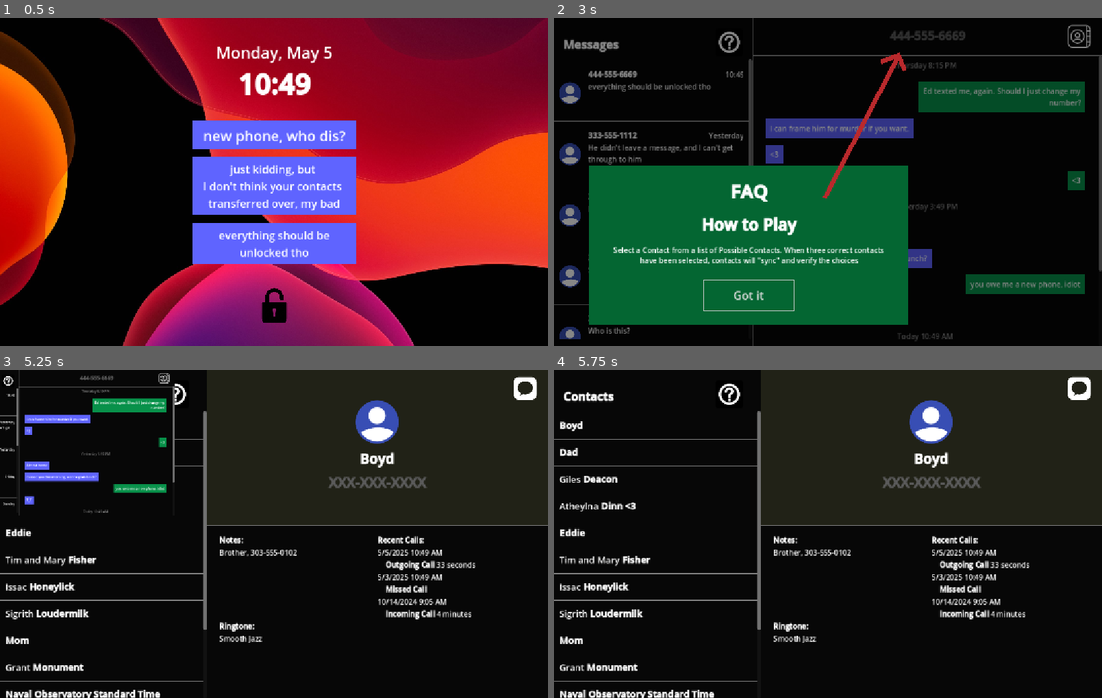
Above: before the commit, frames 1-4 (two rows, left to right).
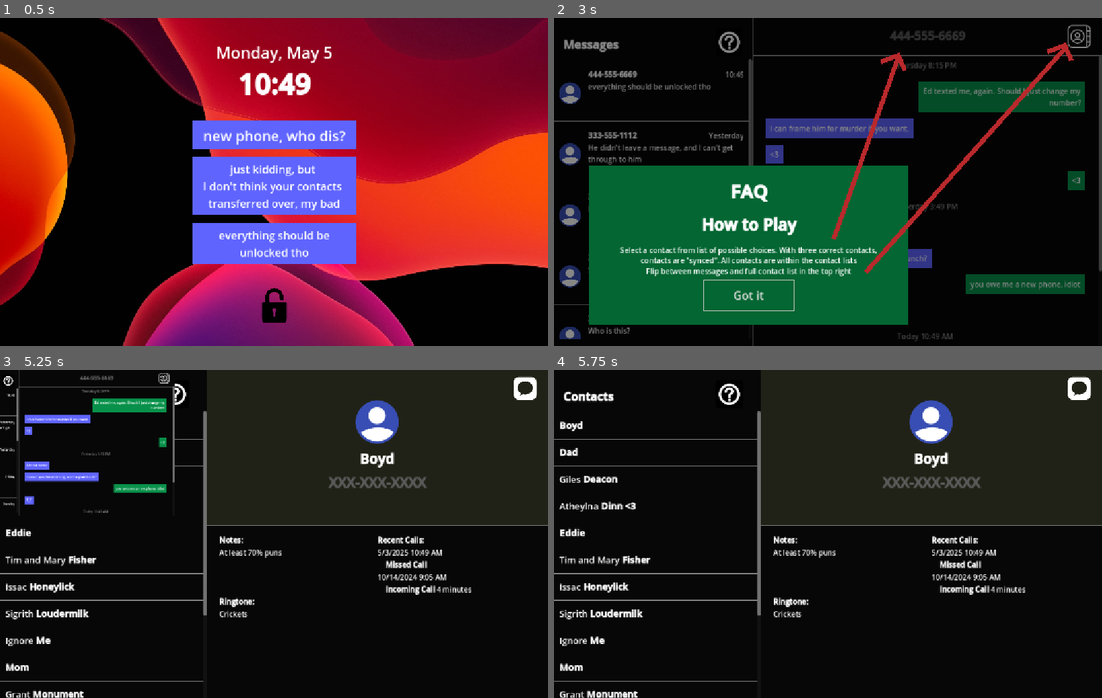
Above: after the commit, the same moments.

Repository: cyschneck/new-phone-who-dis
Game: Godot game, scene res://scenes/_main/start_menu.tscn
The game is run twice, just before and just after one commit, with the same random seed, the same clock (stepped at 60 frames per second) and the same inputs.
Inputs (mouse positions are in pixels of both pictures, inside the frame that each line leads up to):
- Up to frame 1 (0.5 s): no input
- Up to frame 2 (3 s): click (828, 306) at 0.5 s; click (652, 90) at 1.27 s; click (1080, 37) at 2 s; click (729, 40) at 2.75 s
- Up to frame 3 (5.25 s): click "Got it" at 3.5 s; click (98, 442) at 4.27 s; click (526, 389) at 5 s
- Up to frame 4 (5.75 s): no input

Frame 1 is identical in both runs. In frame 2, 3.1% of the frame differs, in the area x 10-95%, y 7-79%; in frame 3, 2.6%; in frame 4, 2.6%.

Commit message:
update contact descriptions

Diff:
--- a/new-phone-who-dis/data/contact_list.json
+++ b/new-phone-who-dis/data/contact_list.json
@@ -2,47 +2,38 @@
 	"contact 1": {
 		"first_name": "Issac",
 		"last_name": "Honeylick",
-		"icon": "icon_path",
-		"description": "This is a description, IH, 111-111-1111",
+		"description": "Shift Manager",
 		"number": "111-111-1111",
-		"ringtone": "Smooth Jazz",
+		"ringtone": "Christmas Music",
 		"recent_calls": {
-			"5/5/2025 10:49 AM": "Outgoing Call 33 seconds",
-			"5/3/2025 10:49 AM": "Missed Call",
-			"10/14/2024 9:05 AM": "Incoming Call 4 minutes"
+			"12/27/2024 10:49 AM": "Incoming Call 5 minutes",
 		}
 	},
 	"contact 2": {
 		"first_name": "Grant",
 		"last_name": "Monument",
-		"icon": "icon_path",
-		"description": "This is a description, GM, roommate, 303-333-333",
+		"description": "Friend down the hall",
 		"number": "303-333-333",
-		"ringtone": "Bell Tower",
+		"ringtone": "Blues",
 		"recent_calls": {
-			"5/5/2025 10:49 AM": "Outgoing Call 33 seconds",
-			"5/3/2025 10:49 AM": "Missed Call",
-			"10/14/2024 9:05 AM": "Incoming Call 4 minutes"
+			"5/3/2025 9:15 AM": "Missed Call",
 		}
 	},
 	"contact 3": {
 		"first_name": "Dough",
 		"last_name": "Nutty",
-		"icon": "icon_path",
-		"description": "This is a description, DN, job, 303-444-4444",
+		"description": "I should get a new job",
 		"number": "303-444-4444",
 		"ringtone": "Alarm",
 		"recent_calls": {
-			"5/5/2025 10:49 AM": "Outgoing Call 33 seconds",
-			"5/3/2025 10:49 AM": "Missed Call",
-			"10/14/2024 9:05 AM": "Incoming Call 4 minutes"
+			"4/17/2025 2:15 PM": "Missed call",
+			"4/15/2025 2:15 PM": "Missed Call",
 		}
 	},
 	"contact 4": {
-		"first_name": "Naval Observatory Standard Time",
+		"first_name": "Naval Observatory Time",
 		"last_name": "",
-		"icon": "icon_path",
-		"description": "This is a description, StandardTime, 202-762-1401",
+		"description": "Call for standard time",
 		"number": "202-762-1401",
 		"ringtone": "Default",
 		"recent_calls": {
@@ -52,8 +43,7 @@
 	"contact 5": {
 		"first_name": "Poison Control",
 		"last_name": "",
-		"icon": "icon_path",
-		"description": "This is a description, poison, 800-222-1222",
+		"description": "Saving this number feels like a failure of some kind",
 		"number": "800-222-1222",
 		"ringtone": "Default",
 		"recent_calls": {
@@ -63,49 +53,42 @@
 	"contact 6": {
 		"first_name": "Eddie",
 		"last_name": "",
-		"icon": "icon_path",
-		"description": "Ignore his lies, 303-777-777",
+		"description": "Ignore him",
 		"number": "303-777-777",
-		"ringtone": "Smooth Jazz",
+		"ringtone": "Alarm",
 		"recent_calls": {
-			"5/5/2025 10:49 AM": "Outgoing Call 33 seconds",
-			"5/3/2025 10:49 AM": "Missed Call",
-			"10/14/2024 9:05 AM": "Incoming Call 4 minutes"
+			"5/3/2025 9:40 AM": "Missed Call",
+			"5/2/2025 2:20 PM": "Missed Call",
+			"5/1/2025 1:49 PM": "Missed Call",
 		}
 	},
 	"contact 7": {
 		"first_name": "Sigrith",
 		"last_name": "Loudermilk",
-		"icon": "icon_path",
-		"description": "This is a description, SL, 303-833-3388",
+		"description": "Roommate",
 		"number": "303-833-3388",
 		"ringtone": "Smooth Jazz",
 		"recent_calls": {
-			"5/5/2025 10:49 AM": "Outgoing Call 33 seconds",
-			"5/3/2025 10:49 AM": "Missed Call",
-			"10/14/2024 9:05 AM": "Incoming Call 4 minutes"
+			"5/1/2025 11:39 AM": "Missed Call",
 		}
 	},
 	"contact 8": {
 		"first_name": "Atheylna",
 		"last_name": "Dinn <3",
-		"icon": "icon_path",
-		"description": "This is a description, AD, 444-555-6669",
+		"description": "<3 <3 <3",
 		"number": "444-555-6669",
-		"ringtone": "Smooth Jazz",
+		"ringtone": "Epic Theme Song",
 		"recent_calls": {
-			"5/5/2025 10:49 AM": "Outgoing Call 33 seconds",
-			"5/3/2025 10:49 AM": "Missed Call",
-			"10/14/2024 9:05 AM": "Incoming Call 4 minutes"
+			"5/4/2025 10:10 AM": "Outgoing Call 33 seconds",
+			"5/3/2025 9:19 AM": "Missed Call",
 		}
 	},
 	"contact 9": {
 		"first_name": "Giles",
 		"last_name": "Deacon",
-		"icon": "icon_path",
-		"description": "This is a description, GD, stepdad, 333-222-1112",
+		"description": "At least 75% puns",
 		"number": "333-222-1112",
-		"ringtone": "Sci-fi Chime",
+		"ringtone": "Sci-Fi Chime",
 		"recent_calls": {
 			"5/5/2025 10:49 AM": "Outgoing Call 33 seconds",
 			"5/3/2025 10:49 AM": "Missed Call",
@@ -115,8 +98,7 @@
 	"contact 10": {
 		"first_name": "Mom",
 		"last_name": "",
-		"icon": "icon_path",
-		"description": "This is description, mom, 333-555-1112",
+		"description": "Lady I met at some point",
 		"number": "333-555-1112",
 		"ringtone": "Classic Ringtone",
 		"recent_calls": {
@@ -129,58 +111,60 @@
 	"contact 11": {
 		"first_name": "Dad",
 		"last_name": "",
-		"icon": "icon_path",
-		"description": "Dad, 720-555-0220",
+		"description": "New number",
 		"number": "720-555-0220",
 		"ringtone": "Default",
 		"recent_calls": {
-			"5/5/2025 10:49 AM": "Outgoing Call 33 seconds",
-			"5/3/2025 10:49 AM": "Missed Call",
-			"10/14/2024 9:05 AM": "Incoming Call 4 minutes"
+			"10/14/2024 7:49 PM": "Outgoing Call 10 seconds",
 		}
 	},
 	"contact 12": {
 		"first_name": "Oma",
 		"last_name": "",
-		"icon": "icon_path",
-		"description": "This is a description, grandmother, 999-555-9999",
+		"description": "At least 70% cats",
 		"number": "999-555-9999",
 		"ringtone": "Smooth Jazz",
 		"recent_calls": {
-			"3/15/2025 10:49 AM": "Outgoing Call 4 hours",
-			"3/14/2025 9:05 AM": "Incoming Call 3 hours"
+			"4/20/2025 10:49 AM": "Outgoing Call 3 hours",
+			"4/15/2025 10:49 AM": "Outgoing Call 4 hours",
+			"3/15/2025 10:49 AM": "Outgoing Call 2.5 hours",
 		}
 	},
 	"contact 13": {
 		"first_name": "Tim and Mary",
 		"last_name": "Fisher",
-		"icon": "icon_path",
-		"description": "Landlords, 720-555-1111",
+		"description": "Landlords",
 		"number": "720-555-1111",
 		"ringtone": "Smooth Jazz",
 		"recent_calls": {
-			"5/5/2025 10:49 AM": "Outgoing Call 33 seconds",
-			"5/3/2025 10:49 AM": "Missed Call",
-			"10/14/2024 9:05 AM": "Incoming Call 4 minutes"
+			"5/1/2025 10:49 AM": "Outgoing Call 33 seconds",
+			"4/1/2025 10:49 AM": "Outgoing Call 33 seconds",
 		}
 	},
 	"contact 14": {
 		"first_name": "Boyd",
 		"last_name": "",
-		"icon": "icon_path",
-		"description": "Brother, 303-555-0102",
+		"description": "At least 70% puns",
 		"number": "303-555-0102",
-		"ringtone": "Smooth Jazz",
+		"ringtone": "Crickets",
 		"recent_calls": {
-			"5/5/2025 10:49 AM": "Outgoing Call 33 seconds",
 			"5/3/2025 10:49 AM": "Missed Call",
 			"10/14/2024 9:05 AM": "Incoming Call 4 minutes"
 		}
 	},
 	"contact 15": {
+		"first_name": "Ignore",
+		"last_name": "Me",
+		"description": "No, really, ignore me",
+		"number": "248-434-5508",
+		"ringtone": "Rocking and Rolling",
+		"recent_calls": {
+			"10/14/2024 9:05 AM": "Outgoing Call 10 seconds",
+		}
+	},
+	"contact 16": {
 		"first_name": "End",
 		"last_name": "Credits",
-		"icon": "icon_path",
 		"description": "Thanks for playing!",
 		"number": "555-555-5555",
 		"ringtone": "Smooth Jazz",
--- a/new-phone-who-dis/data/messages.json
+++ b/new-phone-who-dis/data/messages.json
@@ -177,7 +177,7 @@
 		}
 	}
   },
-  "message 11": {
+  "message 12": {
 	"contact_name": "Dad",
 	"messages": {
 		"10/14/2022 Friday 4:32 PM": {
--- a/new-phone-who-dis/scenes/manager/faq_popup.tscn
+++ b/new-phone-who-dis/scenes/manager/faq_popup.tscn
@@ -88,7 +88,8 @@
 
 [node name="Description" type="RichTextLabel" parent="Container/ColorRect/MarginContainer/VBoxContainer"]
 layout_mode = 2
-text = "Select a Contact from a list of Possible Contacts. When three correct contacts have been selected, contacts will \"sync\" and verify the choices"
+text = "Select a contact from list of possible choices. With three correct contacts, contacts are \"synced\". All contacts are within the contact lists
+Flip between messages and full contact list in the top right"
 fit_content = true
 horizontal_alignment = 1
 vertical_alignment = 1
@@ -105,7 +106,7 @@
 
 [node name="MessagesArrow" type="Line2D" parent="."]
 position = Vector2(-41, 26)
-points = PackedVector2Array(633, 369, 796, 55)
+points = PackedVector2Array(653, 459, 796, 55)
 default_color = Color(0.724837, 0.159743, 0.173209, 1)
 
 [node name="Line2D" type="Line2D" parent="MessagesArrow"]
@@ -119,7 +120,7 @@
 
 [node name="ContactsArrow" type="Line2D" parent="."]
 position = Vector2(-40, 233)
-points = PackedVector2Array(707, 219, 796, 55)
+points = PackedVector2Array(660, 254, 796, 55)
 default_color = Color(0.724837, 0.159743, 0.173209, 1)
 
 [node name="Line2D" type="Line2D" parent="ContactsArrow"]
@@ -131,4 +132,19 @@
 points = PackedVector2Array(811, 91, 795, 54)
 default_color = Color(0.72549, 0.160784, 0.172549, 1)
 
+[node name="Contact_Message" type="Line2D" parent="."]
+position = Vector2(158, 51)
+points = PackedVector2Array(524, 507, 962, 13)
+default_color = Color(0.724837, 0.159743, 0.173209, 1)
+
+[node name="Line2D" type="Line2D" parent="Contact_Message"]
+position = Vector2(165, -47)
+points = PackedVector2Array(756, 70, 799, 54)
+default_color = Color(0.72549, 0.160784, 0.172549, 1)
+
+[node name="Line2D2" type="Line2D" parent="Contact_Message"]
+position = Vector2(163, -49)
+points = PackedVector2Array(811, 91, 795, 54)
+default_color = Color(0.72549, 0.160784, 0.172549, 1)
+
 [connection signal="pressed" from="Container/ColorRect/MarginContainer/ClosePopup" to="." method="_on_close_popup_pressed"]
--- a/new-phone-who-dis/scripts/contacts/contacts_manager.gd
+++ b/new-phone-who-dis/scripts/contacts/contacts_manager.gd
@@ -51,7 +51,6 @@
 		new_contact_name.text = full_name
 		new_contact_name.first_name = contact_data["first_name"]
 		new_contact_name.last_name = contact_data["last_name"]
-		new_contact_name.icon_path = contact_data["icon"]
 		new_contact_name.description = contact_data["description"]
 		new_contact_name.number = contact_data["number"]
 		new_contact_name.ringtone = contact_data["ringtone"]
